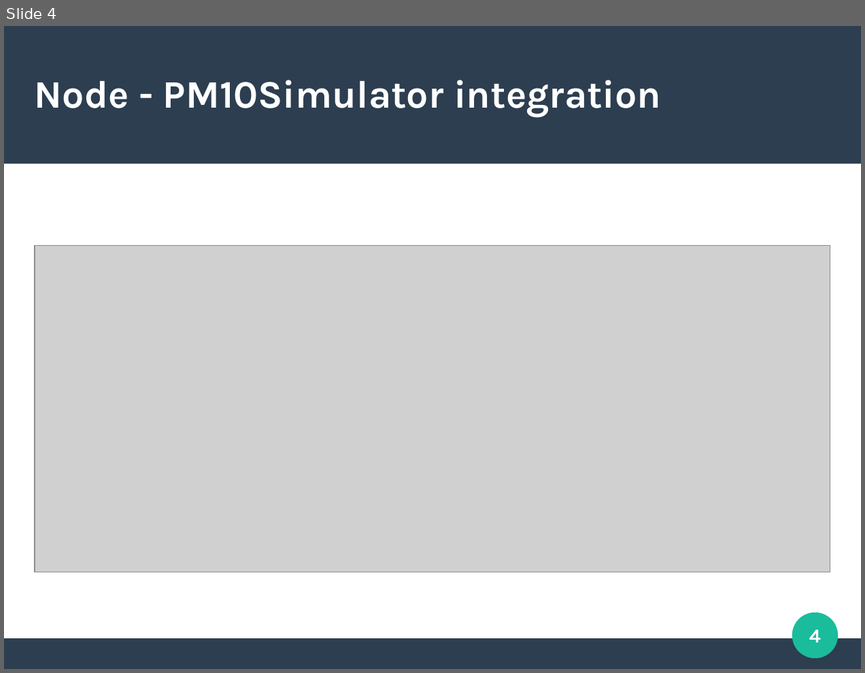
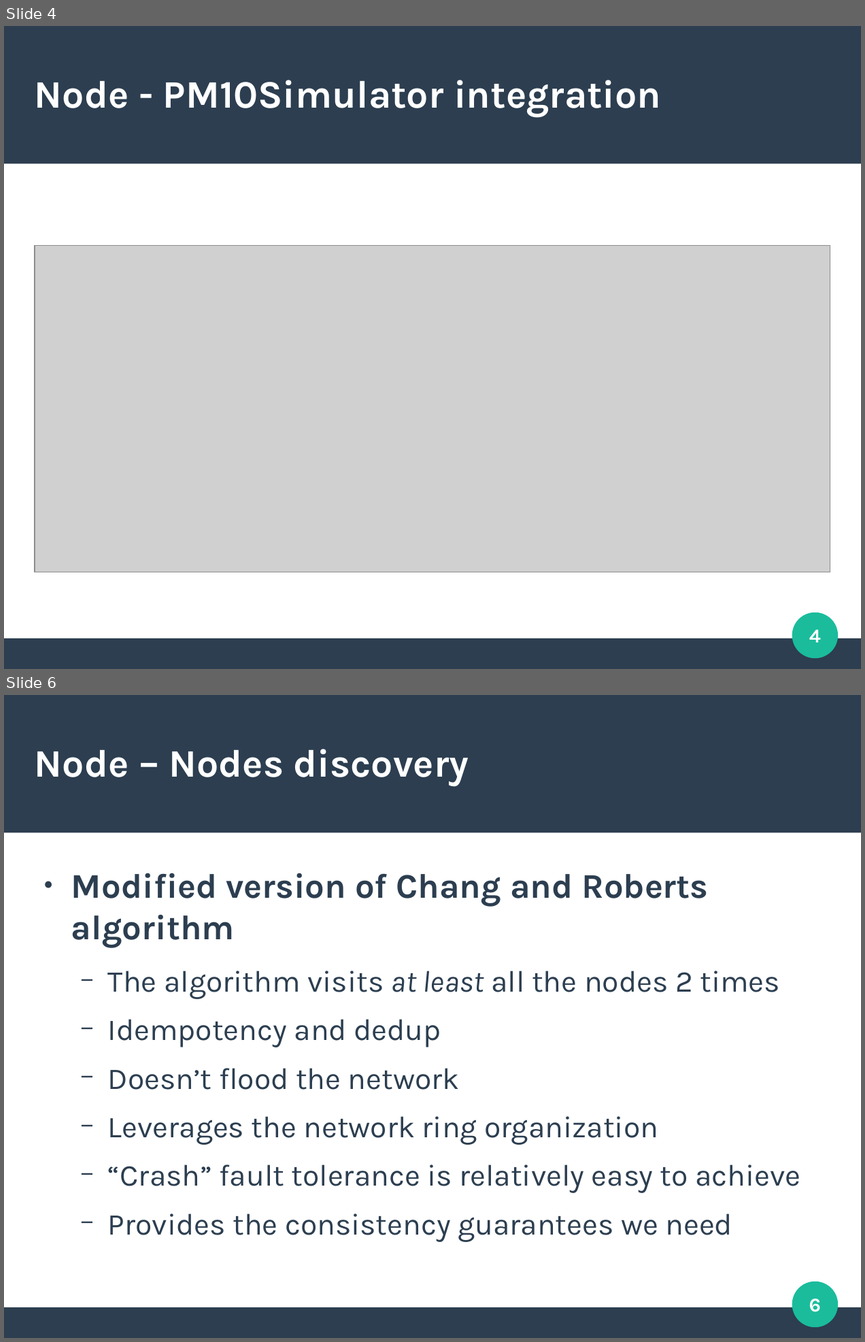
Before and after one commit to slinkydeveloper/sdp-project, a slide deck: slides.odp. Shown one above the other, each under a label of ours: slide 4 before the commit, slides 4 and 6 after it; the slides between them are not shown. The pictures are 865x673 and 865x1342 pixels, drawn with LibreOffice and Linux fonts; fonts in the diff are those of the drawing; grey boxes stand for pictures. Boxes give left, top, right and bottom in pixels: in the first picture for what was removed or moved away, otherwise in the second. Text is boxed around its words. In the diff, an @@ line names an element or a change of style, - is before the commit and + after.

```diff
--- a/slides.odp
+++ b/slides.odp
@@ slide 6 added at (4, 695, 861, 1338), background #FFFFFF; not listed: 3 template elements that a slide beside it also shows @@
@@ title added at (35, 749, 469, 786), 36 pt, text #FFFFFF, bold @@
+Node – Nodes discovery
@@ text added at (71, 873, 800, 1242), 28 pt, text #2C3E50 @@
+● Modified version of Chang and Roberts algorithm
+  − The algorithm visits at least all the nodes 2 times
+  − Idempotency and dedup
+  − Doesn’t flood the network
+  − Leverages the network ring organization
+  − “Crash” fault tolerance is relatively easy to achieve
+  − Provides the consistency guarantees we need
@@ page number added at (809, 1298, 821, 1312), 18 pt, text #FFFFFF, bold @@
+6
```
Also in this commit, not shown: 1 slide changed, 9 other slides added, 1 slide removed, 13 other files.
